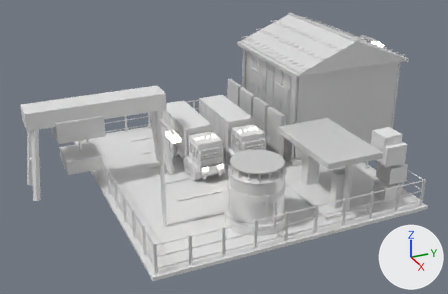
The FBX model Assets/Art/KayseriIsland/Models/Diamond/Phase3/Fleet_P3.fbx as it was, and as the next commit left it.
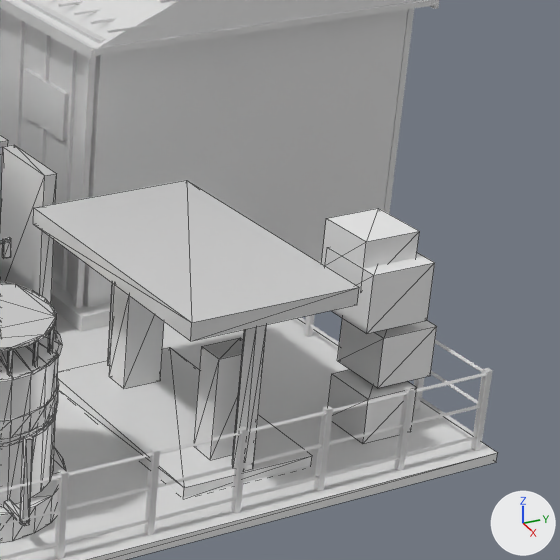
Each version appears first whole from a 50 mm lens placed at (20.16, -43.98, 34.35), pointed at (-26.31, -23.07, 11.12), and next in a close-up on the part from 60% to 100% of the width and 20% to 82% of the height. Arrows for +X, +Y and +Z are at lower right; the lights stay in place. The first two pictures are the older version. The close-ups show mesh edges as thin lines. Where no turn or scale is listed for an object, it has been applied to the vertices. Vertices at exactly the same position are counted once.

Before the edit, the objects in view are built like this:
```python
me_fleet_crates_001 = bpy.data.meshes.new('Fleet.Crates.001')
me_fleet_crates_001.from_pydata(...)  # 32 vertices, 48 faces; spans x -1.08..1.13, y -1.32..1.2, z 0.0..5.84
me_fleet_crates_001.materials.append(mat_wood_lt)  # white #e7e7e7
me_fleet_fuelisland_001 = bpy.data.meshes.new('Fleet.FuelIsland.001')
me_fleet_fuelisland_001.from_pydata(...)  # 56 vertices, 88 faces; spans x -23.0..-15.0, y -19.5..-14.5, z 0.24..5.65
# faces by material slot: [12, 24, 12, 40]
me_fleet_fuelisland_001.materials.append(mat_concrete_dk)  # white #e7e7e7
me_fleet_fuelisland_001.materials.append(mat_orange)  # white #e7e7e7
me_fleet_fuelisland_001.materials.append(mat_steel_lt)  # white #e7e7e7
me_fleet_fuelisland_001.materials.append(mat_steel_dk)  # white #e7e7e7
me_fleet_yard_001 = bpy.data.meshes.new('Fleet.Yard.001')
me_fleet_yard_001.from_pydata(...)  # a box spanning x -40.0..-14.0, y -34.0..-10.0, z 0.0..0.3
me_fleet_yard_001.materials.append(mat_asphalt_lt)  # white #e7e7e7
ob_fleet_crates = bpy.data.objects.new('Fleet.Crates', me_fleet_crates_001)
ob_fleet_crates.location = (-17.0, -12.0, 8.39)
ob_fleet_fuelisland = bpy.data.objects.new('Fleet.FuelIsland', me_fleet_fuelisland_001)
ob_fleet_fuelisland.location = (0.0, 0.0, 8.09)
ob_fleet_yard = bpy.data.objects.new('Fleet.Yard', me_fleet_yard_001)
ob_fleet_yard.location = (0.0, 0.0, 8.09)
# also in view: 'Fleet.Garage' at (-31.0, -10.57, 14.15); 'Fleet.Doors' at (-31.0, -17.74, 11.04); 'Fleet.FuelTank' at (-17.82, -24.0, 10.99); 'Fleet.Fence' at (-27.0, -22.0, 9.59)
```
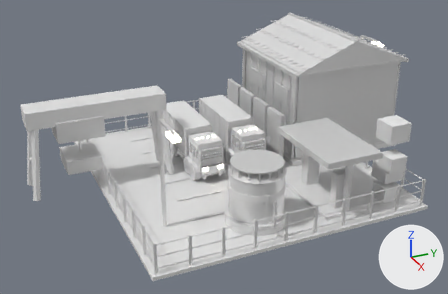
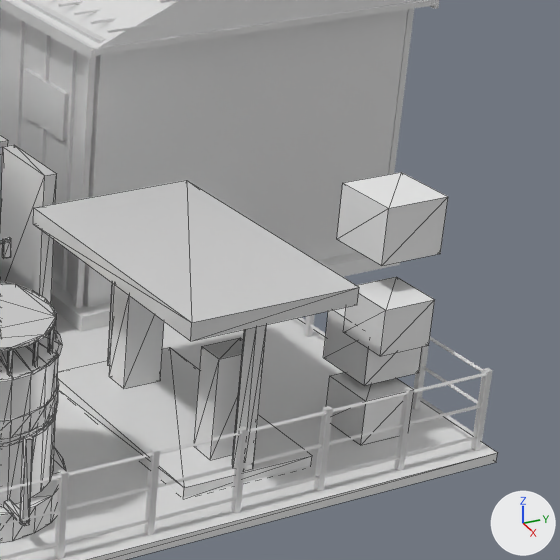
What changed in the scene script:
```text
Change me_fleet_crates_001:
    used by ob_fleet_crates; location = (-17.0, -12.0, 8.39)
    remove me_fleet_crates_001.from_pydata(...)  # 32 vertices, 48 faces; spans x -1.08..1.13, y -1.32..1.2, z 0.0..5.84
    add me_fleet_crates_001.from_pydata(...)  # 32 vertices, 48 faces; spans x -1.46..1.29, y -1.13..1.38, z 0.0..6.6
    me_fleet_crates_001 part 1: the loose piece of 8 vertices spanning x -0.49..1.13, y -1.02..0.6, z 0.0..1.37 is moved by (0.05, -0.12, -0.01)
    me_fleet_crates_001 part 2: the loose piece of 8 vertices spanning x -0.85..0.92, y -0.57..1.2, z 1.51..3.01 is scaled about its middle by 1.03, then moved by (-0.22, -0.28, 0.07)
    me_fleet_crates_001 part 3: the loose piece of 8 vertices spanning x -0.89..1.1, y -1.32..0.67, z 3.38..5.07 is scaled about its middle by 0.803, then moved by (0.38, 0.19, -0.83)
    me_fleet_crates_001 part 4: the loose piece of 8 vertices spanning x -1.08..0.64, y -1.29..0.42, z 4.38..5.84 is scaled about its middle by 1.13, then moved by (-0.27, 0.84, 0.67)
```

Where the change shows, as pixel boxes [x1, y1, x2, y2] in the close-ups (560 x 560 px; the box of a moved part takes in the faces that stretch with it):
'Fleet.Crates', reshaped (9% wider, 16% taller)
    before: [322, 208, 437, 444]
    after: [323, 172, 448, 445]
part 1 of me_fleet_crates_001, moved or reshaped
    before: [328, 369, 417, 444]
    after: [326, 372, 409, 445]
part 2 of me_fleet_crates_001, moved or reshaped
    before: [337, 318, 437, 388]
    after: [323, 307, 422, 386]
part 3 of me_fleet_crates_001, moved or reshaped
    before: [325, 247, 435, 334]
    after: [343, 277, 435, 356]
part 4 of me_fleet_crates_001, moved or reshaped
    before: [322, 208, 419, 269]
    after: [337, 172, 448, 266]
